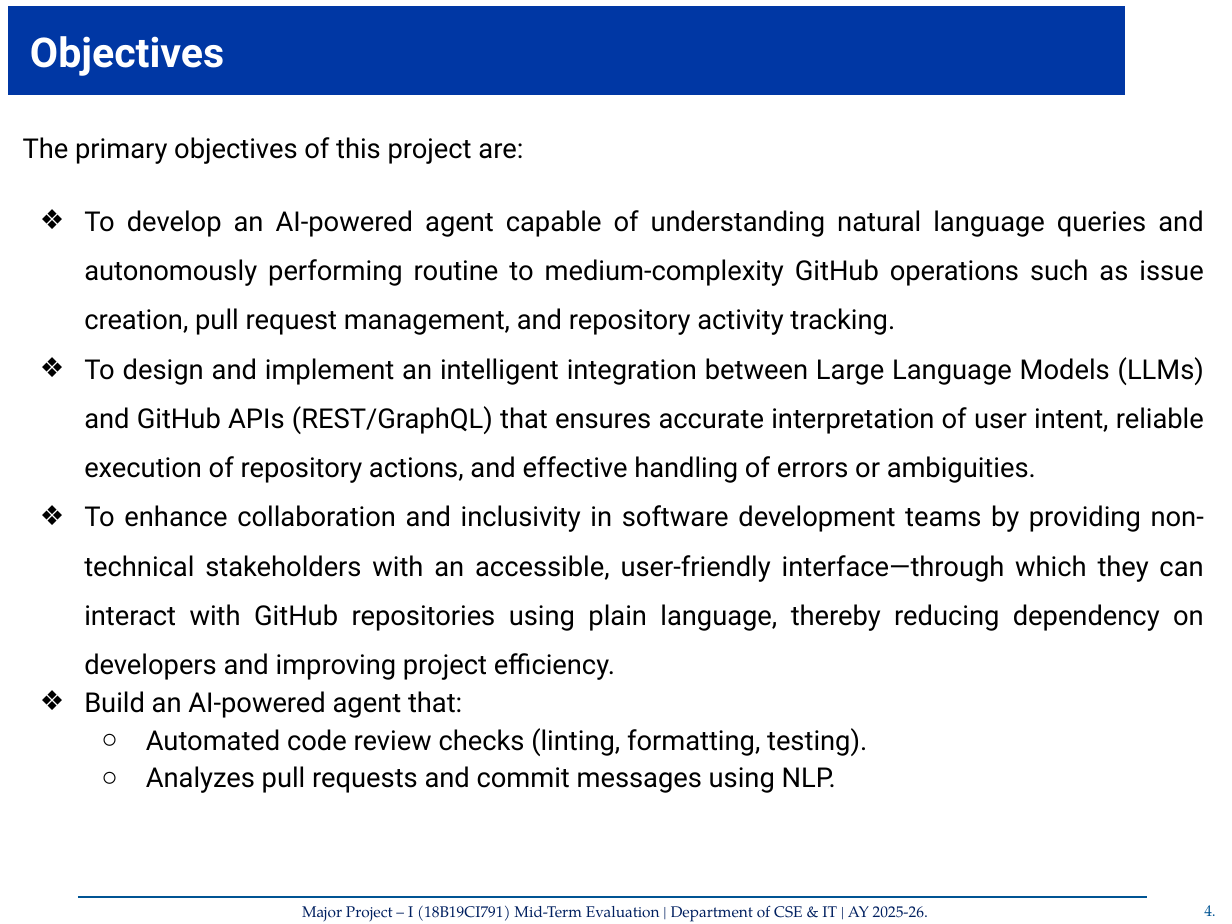
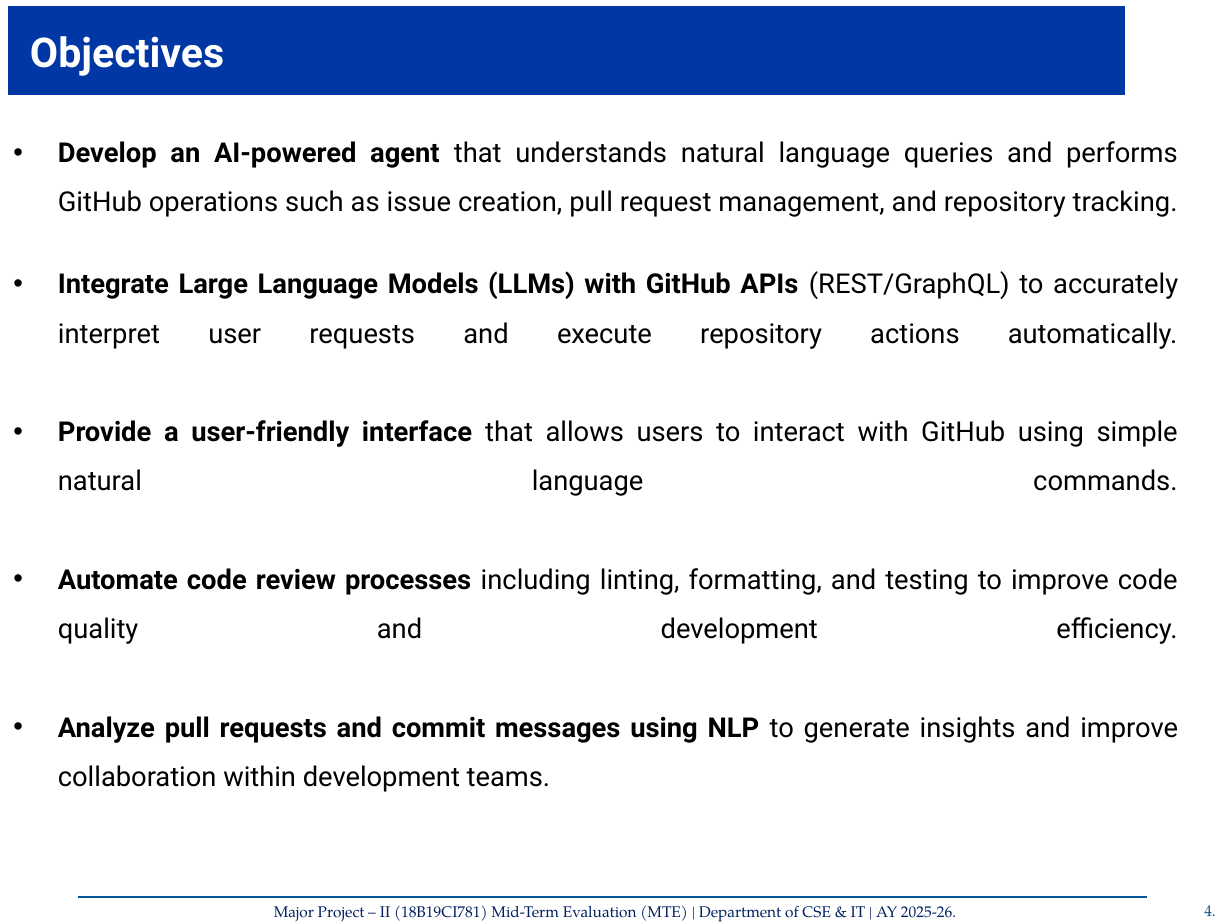
Before and after one commit to GauravThakur04/AI-Agent-for-Github-Workflow-Automation, a slide deck: slide 5 of RG61.pptx. Drawn at 1232x924 pixels with LibreOffice and Linux fonts; fonts in the diff are those of the drawing; background and template pictures are left out. Boxes give left, top, right and bottom in pixels: in the first picture for what was removed or moved away, otherwise in the second. Text is boxed around its words. In the diff, an @@ line names an element or a change of style, - is before the commit and + after.

Commit message:
Updated presentation slides

```diff
--- a/RG61.pptx
+++ b/RG61.pptx
@@ text at (58, 141, 1178, 792): text changed @@
-The primary objectives of this project are:
-❖ To develop an AI-powered agent capable of understanding natural language queries and autonomously performing routine to medium-complexity GitHub operations such as issue creation, pull request management, and repository activity tracking.
-❖ To design and implement an intelligent integration between Large Language Models (LLMs) and GitHub APIs (REST/GraphQL) that ensures accurate interpretation of user intent, reliable execution of repository actions, and effective handling of errors or ambiguities.
-❖ To enhance collaboration and inclusivity in software development teams by providing non-technical stakeholders with an accessible, user-friendly interface—through which they can interact with GitHub repositories using plain language, thereby reducing dependency on developers and improving project efficiency.
-❖ Build an AI-powered agent that:
-  ○ Automated code review checks (linting, formatting, testing).
-  ○ Analyzes pull requests and commit messages using NLP.
+• Develop an AI-powered agent that understands natural language queries and performs GitHub operations such as issue creation, pull request management, and repository tracking.
+• Integrate Large Language Models (LLMs) with GitHub APIs (REST/GraphQL) to accurately interpret user requests and execute repository actions automatically.
+• Provide a user-friendly interface that allows users to interact with GitHub using simple natural language commands.
+• Automate code review processes including linting, formatting, and testing to improve code quality and development efficiency.
+• Analyze pull requests and commit messages using NLP to generate insights and improve collaboration within development teams.
@@ text at (274, 905, 956, 922): text changed @@
-Major Project – I (18B19CI791) Mid-Term Evaluation | Department of CSE & IT | AY 2025-26.
+Major Project – II (18B19CI781) Mid-Term Evaluation (MTE) | Department of CSE & IT | AY 2025-26.
@@ text at (873, 906, 928, 918): text changed @@
-Monday, September 8, 2025
+Tuesday, March 3, 2026
```
Also in this commit, not shown: 16 other slides changed, 21 slides added, 18 slides removed.
